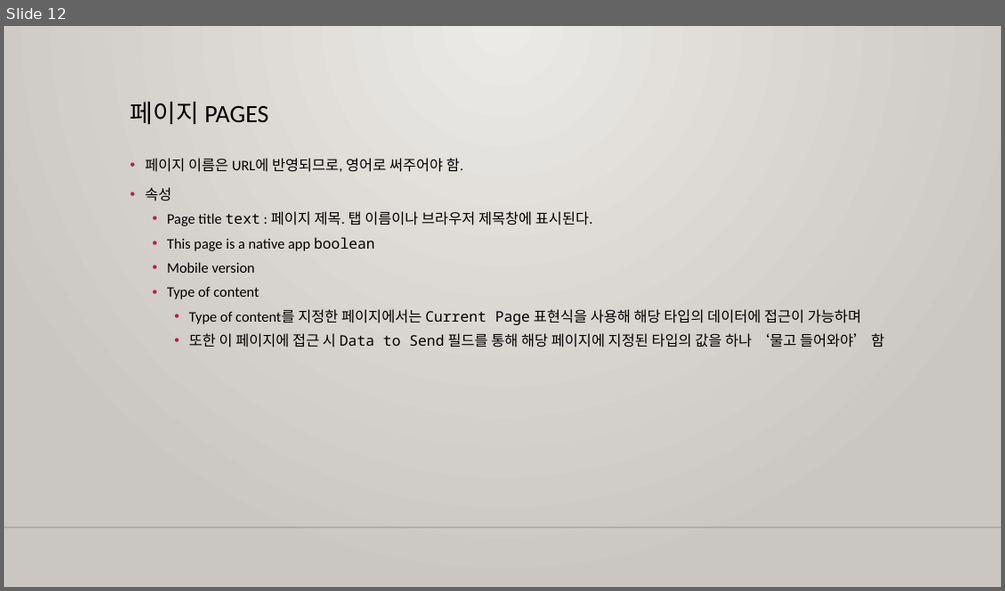
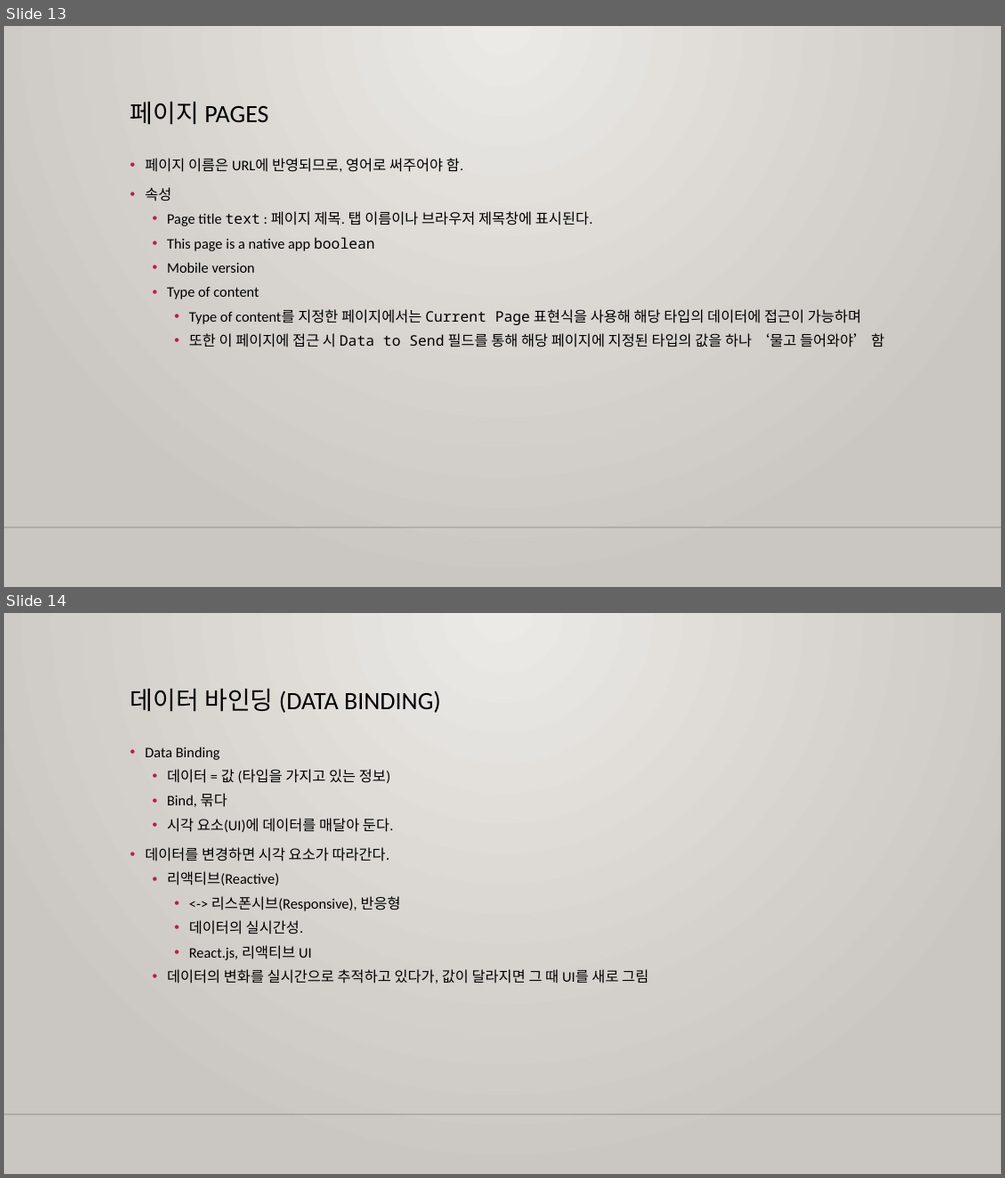
Before and after one commit to m00nlygreat/obsidian-vault, a slide deck: 노코드 엔지니어링/노코드 최강자 버블.pptx. Shown one above the other, each under a label of ours: slide 12 before the commit, slides 13 and 14 after it. The pictures are 1005x591 and 1005x1178 pixels, drawn with LibreOffice and Linux fonts; fonts in the diff are those of the drawing; background and template pictures are left out. Boxes give left, top, right and bottom in pixels: in the first picture for what was removed or moved away, otherwise in the second. Text is boxed around its words. In the diff, an @@ line names an element or a change of style, - is before the commit and + after.

```diff
--- a/노코드 엔지니어링/노코드 최강자 버블.pptx
+++ b/노코드 엔지니어링/노코드 최강자 버블.pptx
@@ slide 14 added at [4,613,1001,1174], background gradient #ECEAE7 to #CAC7C1; not listed: 1 template element that a slide beside it also shows @@
@@ title added at [130,689,441,713], 24 pt, text #000000 @@
+데이터 바인딩 (DATA BINDING)
@@ text added at [145,747,648,983], 14 pt, text #000000 @@
+• Data Binding
+  • 데이터 = 값 (타입을 가지고 있는 정보)
+  • Bind, 묶다
+  • 시각 요소(UI)에 데이터를 매달아 둔다.
+• 데이터를 변경하면 시각 요소가 따라간다.
+  • 리액티브(Reactive)
+    • <-> 리스폰시브(Responsive), 반응형
+    • 데이터의 실시간성.
+    • React.js, 리액티브 UI
+  • 데이터의 변화를 실시간으로 추적하고 있다가, 값이 달라지면 그 때 UI를 새로 그림
@@ what was slide 12 is now slide 13 @@
```
Also in this commit, not shown: 5 other slides added, 1 other file.
